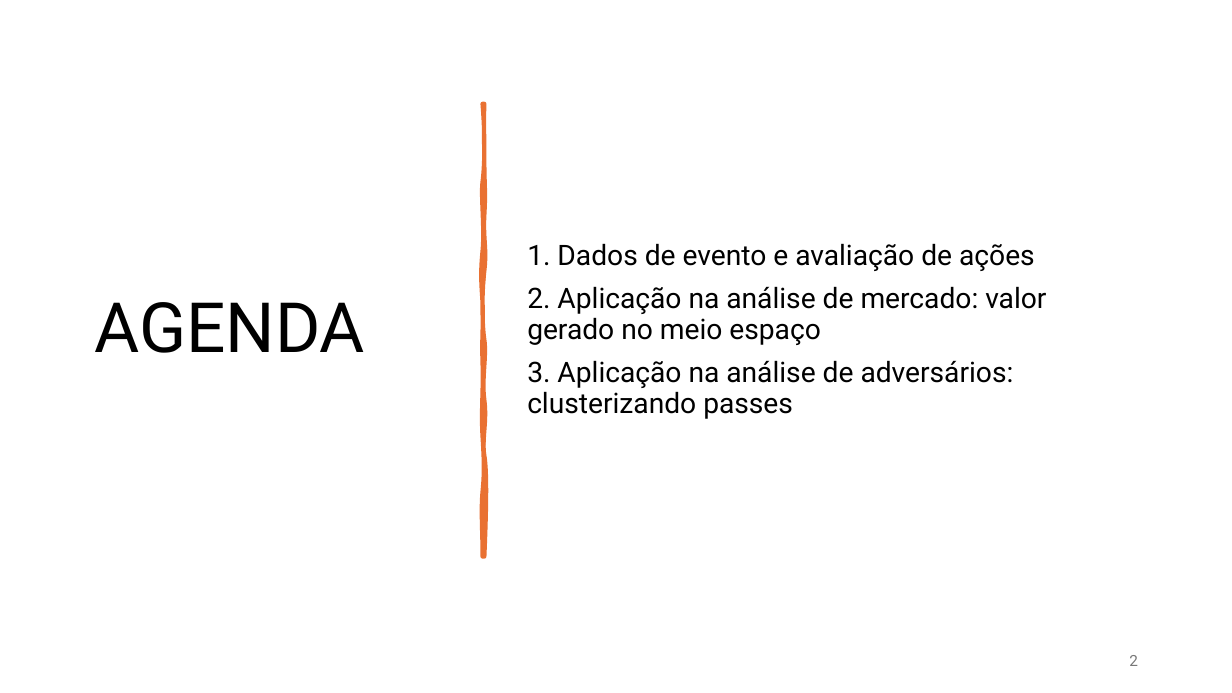
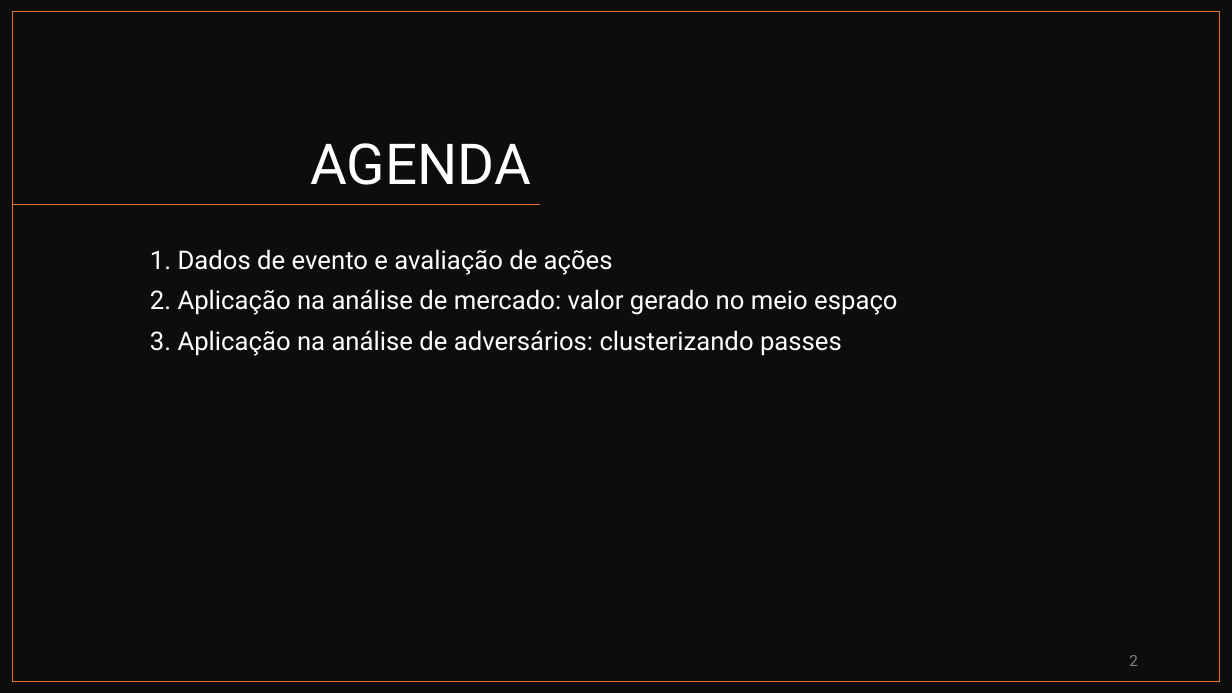
Before and after one commit to leomsafreire/aula_sdc_030625, a slide deck: slide 2 of aula_sdc.pptx. Drawn at 1232x693 pixels with LibreOffice and Linux fonts; fonts in the diff are those of the drawing. Boxes give left, top, right and bottom in pixels: in the first picture for what was removed or moved away, otherwise in the second. Text is boxed around its words. In the diff, an @@ line names an element or a change of style, - is before the commit and + after.

```diff
--- a/aula_sdc.pptx
+++ b/aula_sdc.pptx
@@ rectangle added at <box>0,0,1232,693</box>, fill #0D0D0D @@
@@ rectangle added at <box>13,12,1220,682</box>, outline #E97132 1 pt @@
@@ title "AGENDA": place and size @@
-title "AGENDA" at <box>94,302,365,353</box>
+title "AGENDA" at <box>310,143,531,185</box>
@@ title "AGENDA" at <box>310,143,531,185</box>: size 54 to 44 pt, text colour #000000 to #FFFFFF; alignment left to right; vertical alignment middle to bottom @@
@@ freeform shape removed at <box>482,104,484,556</box> @@
@@ line added from (541, 205) to (13, 205), #E97132 1 pt @@
@@ text "1. Dados de evento e ...": place and size @@
-text "1. Dados de evento e ..." at <box>527,243,1046,419</box>
+text "1. Dados de evento e ..." at <box>150,249,897,356</box>
@@ text "1. Dados de evento e ..." at <box>150,249,897,356</box>: size 22 to 20 pt, text colour #000000 to #FFFFFF; vertical alignment middle to top @@
@@ page number at <box>1129,655,1138,666</box>: text colour #797979 to #808080 @@
```
Also in this commit, not shown: 14 other slides changed.
